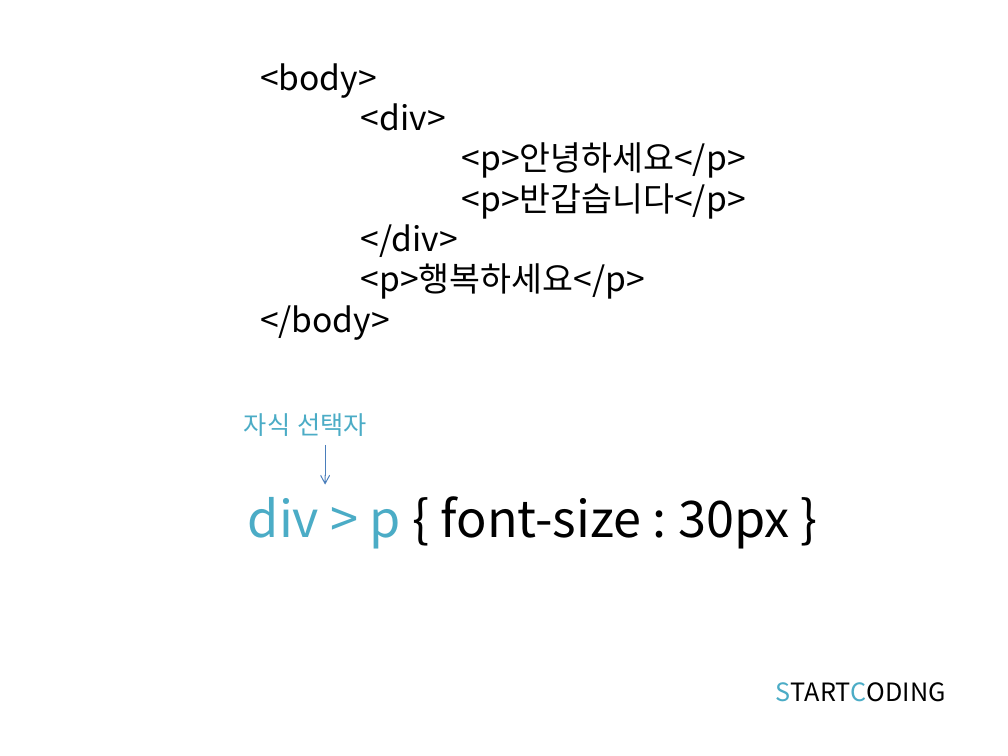
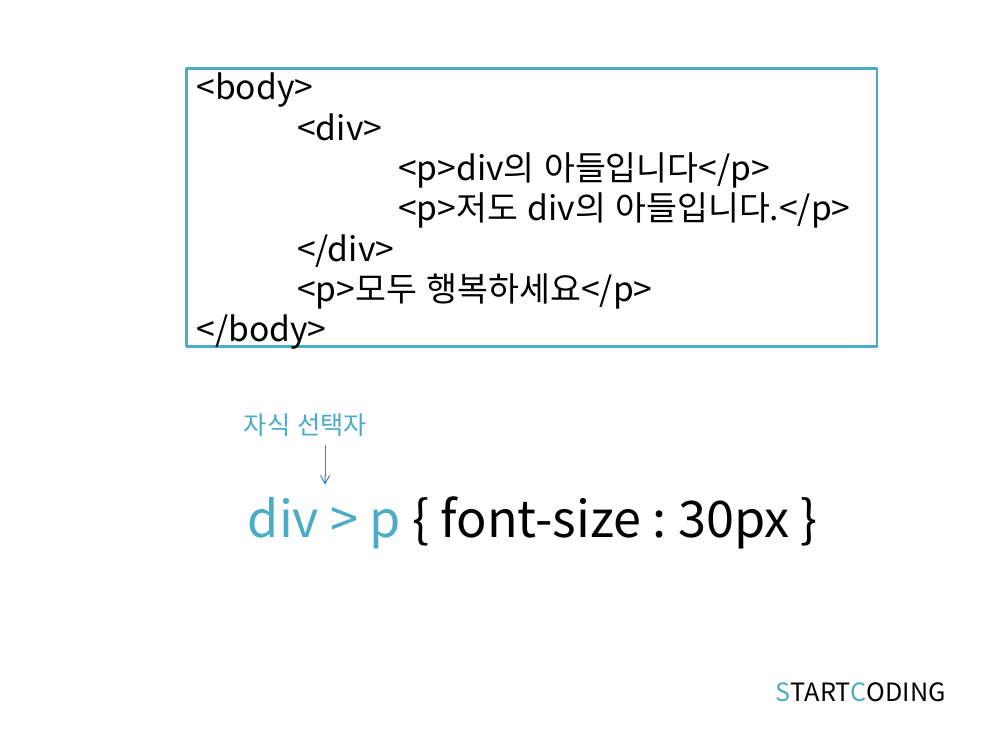
Before and after one commit to kwonkijun/web, a slide deck: slide 11 of 프론트엔드기초(PPT)/CSS3 2강_CSS 셀렉터.pptx. Drawn at 1008x756 pixels with LibreOffice and Linux fonts; fonts in the diff are those of the drawing. Boxes give left, top, right and bottom in pixels: in the first picture for what was removed or moved away, otherwise in the second. Text is boxed around its words. In the diff, an @@ line names an element or a change of style, - is before the commit and + after.

```diff
--- a/프론트엔드기초(PPT)/CSS3 2강_CSS 셀렉터.pptx
+++ b/프론트엔드기초(PPT)/CSS3 2강_CSS 셀렉터.pptx
@@ rectangle "<body>": place and size @@
-rectangle "<body>" at bbox=[361, 103, 746, 299]
+rectangle "<body>" at bbox=[186, 69, 877, 347]
@@ rectangle "<body>" at bbox=[186, 69, 877, 347]: fill none to #FFFFFF; outline none to #4BACC6 2 pt @@
@@ text in rectangle at bbox=[398, 152, 850, 228]: text changed @@
-<p>안녕하세요</p>
-<p>반갑습니다</p>
+<p>div의 아들입니다</p>
+<p>저도 div의 아들입니다.</p>
@@ text in rectangle at bbox=[297, 266, 653, 309]: text changed @@
-<p>행복하세요</p>
+<p>모두 행복하세요</p>
```
Also in this commit, not shown: 6 other slides changed, 13 other files.
